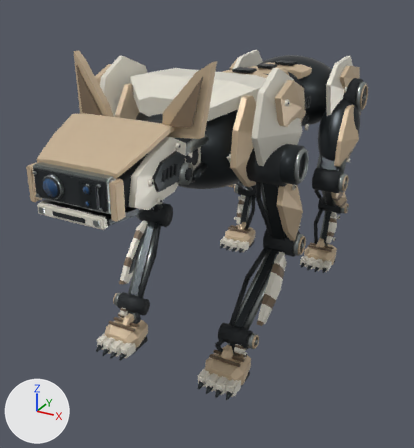
The glTF model assets/k0-tech-01/k0_tech_01_d0_lod0.glb as it was, and as the next commit left it.
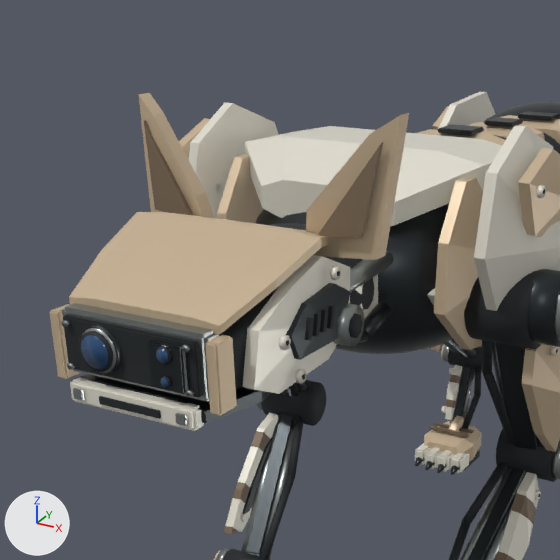
Old and new are each drawn whole from a 50 mm lens placed at (0.357, -0.778, 0.5), pointed at (-0.082, 0.02, 0.101) and again close up on the part from 0% to 72% of the width and 0% to 67% of the height. Lighting does not change. The marker at lower left points along +X, +Y and +Z. The first two pictures are the older version. Vertices at exactly the same position are counted once.

The scene before the commit, as lines of its bpy script (objects in view):
```python
me_k0_tech_01_geometry = bpy.data.meshes.new('K0_TECH_01_GEOMETRY')
me_k0_tech_01_geometry.from_pydata(...)  # 29764 vertices, 57414 faces; spans x -0.15..0.15, y -0.403..0.642, z 0.001..0.421
# faces by material slot: [20758, 7664, 3990, 8548, 13272, 372, 2810]
me_k0_tech_01_geometry.materials.append(mat_k0_graphite_frame)  # dark grey #303639
me_k0_tech_01_geometry.materials.append(mat_k0_warm_beige_ceramic)  # beige #ceb899
me_k0_tech_01_geometry.materials.append(mat_k0_porcelain_white)  # white #eae6d8
me_k0_tech_01_geometry.materials.append(mat_k0_carbon_seals)  # black #1d2226
me_k0_tech_01_geometry.materials.append(mat_k0_satin_titanium)  # grey #979e9b
me_k0_tech_01_geometry.materials.append(mat_k0_blue_coated_optical_glass)  # dark blue #194876
me_k0_tech_01_geometry.materials.append(mat_k0_lynx_taupe_stripes)  # brown #796753
ob_k0_tech_01_skin = bpy.data.objects.new('K0_TECH_01_SKIN', me_k0_tech_01_geometry)
ob_k0_tech_01_skin.location = (0.0, 0.0, 0.0)
```
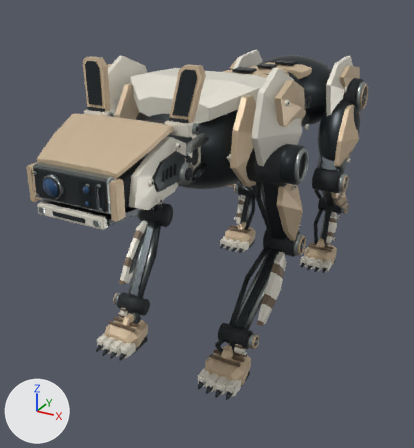
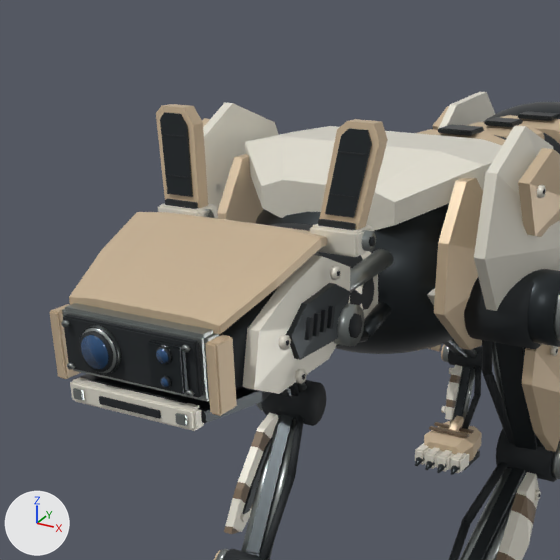
What changed in the scene script:
```text
Change me_k0_tech_01_geometry:
    used by ob_k0_tech_01_skin; location = (0.0, 0.0, 0.0)
    remove me_k0_tech_01_geometry.from_pydata(...)  # 29764 vertices, 57414 faces; spans x -0.15..0.15, y -0.403..0.642, z 0.001..0.421
    add me_k0_tech_01_geometry.from_pydata(...)  # 30012 vertices, 57862 faces; spans x -0.15..0.15, y -0.403..0.642, z 0.001..0.415
    me_k0_tech_01_geometry part 1: a new loose piece, a box spanning x -0.06816..-0.05164, y -0.27917..-0.27851, z 0.39906..0.3999, in mat_k0_carbon_seals (black #1d2226)
    me_k0_tech_01_geometry part 2: a new loose piece, a 6-sided cylinder along x spanning x 0.0714..0.0726, y -0.2825..-0.2772, z 0.3515..0.3564, in mat_k0_carbon_seals (black #1d2226)
    me_k0_tech_01_geometry part 3: a new loose piece, a box spanning x 0.04786..0.06438, y -0.28339..-0.28273, z 0.37687..0.37772, in mat_k0_carbon_seals (black #1d2226)
    me_k0_tech_01_geometry part 4: a new loose piece, a box spanning x 0.05164..0.06816, y -0.27917..-0.27851, z 0.39906..0.3999, in mat_k0_carbon_seals (black #1d2226)
    me_k0_tech_01_geometry part 5: a new loose piece, a 12-sided cylinder along x spanning x -0.071..-0.038, y -0.285..-0.275, z 0.348..0.36, in mat_k0_satin_titanium (grey #979e9b)
    me_k0_tech_01_geometry part 6: a new loose piece, a 12-sided cylinder along x spanning x 0.038..0.071, y -0.285..-0.275, z 0.348..0.36, in mat_k0_satin_titanium (grey #979e9b)
    me_k0_tech_01_geometry part 7: the loose piece of 10 vertices spanning x -0.087..-0.032, y -0.291..-0.266, z 0.342..0.421 is rebuilt with 12 vertices and now spans x -0.075..-0.041, y -0.285..-0.265, z 0.36..0.415
    me_k0_tech_01_geometry part 8: the loose piece of 10 vertices spanning x 0.032..0.087, y -0.291..-0.266, z 0.342..0.421 is rebuilt with 12 vertices and now spans x 0.041..0.075, y -0.285..-0.265, z 0.36..0.415
    me_k0_tech_01_geometry part 9: a new loose piece of 32 vertices spanning x -0.068..-0.038, y -0.29..-0.27, z 0.346..0.36, in mat_k0_porcelain_white (white #eae6d8)
    me_k0_tech_01_geometry part 10: a new loose piece of 32 vertices spanning x 0.038..0.068, y -0.29..-0.27, z 0.346..0.36, in mat_k0_porcelain_white (white #eae6d8)
    me_k0_tech_01_geometry part 11: a new loose piece of 32 vertices spanning x -0.064..-0.042, y -0.287..-0.274, z 0.36..0.364, in mat_k0_carbon_seals (black #1d2226)
    me_k0_tech_01_geometry part 12: a new loose piece of 32 vertices spanning x 0.042..0.064, y -0.287..-0.274, z 0.36..0.364, in mat_k0_carbon_seals (black #1d2226)
    me_k0_tech_01_geometry part 13
    12 vertices are removed from x -0.079..0.079, y -0.289..-0.28, z 0.355..0.407
    16 faces are deleted
    24 vertices are added at x -0.071..0.07, y -0.285..-0.275, z 0.367..0.412
    40 new faces join them, mat_k0_graphite_frame (dark grey #303639)
    other edits to the shape of me_k0_tech_01_geometry do not show in these pictures
```

Pixel boxes (x1, y1, x2, y2) of what changed, in the close-ups (560 x 560 px):
part 1 of me_k0_tech_01_geometry, added
    after: (162, 134, 186, 138)
part 2 of me_k0_tech_01_geometry, added
    after: (369, 236, 375, 246)
part 3 of me_k0_tech_01_geometry, added
    after: (330, 194, 357, 199)
part 4 of me_k0_tech_01_geometry, added
    after: (339, 151, 366, 156)
part 5 of me_k0_tech_01_geometry, added
    after: (161, 203, 214, 218)
part 6 of me_k0_tech_01_geometry, added
    after: (362, 230, 376, 251)
part 7 of me_k0_tech_01_geometry, rebuilt
    before: (138, 93, 214, 218)
    after: (156, 104, 208, 208)
part 8 of me_k0_tech_01_geometry, rebuilt (33% narrower, 24% shorter)
    before: (306, 113, 409, 260)
    after: (319, 119, 388, 230)
part 9 of me_k0_tech_01_geometry, added
    after: (158, 204, 218, 218)
part 10 of me_k0_tech_01_geometry, added
    after: (310, 224, 374, 257)
part 11 of me_k0_tech_01_geometry, added
    after: (165, 199, 198, 209)
part 12 of me_k0_tech_01_geometry, added
    after: (318, 219, 356, 230)
part 13 of me_k0_tech_01_geometry, cut back
    before: (144, 120, 383, 238)
    after: (160, 112, 372, 218)
